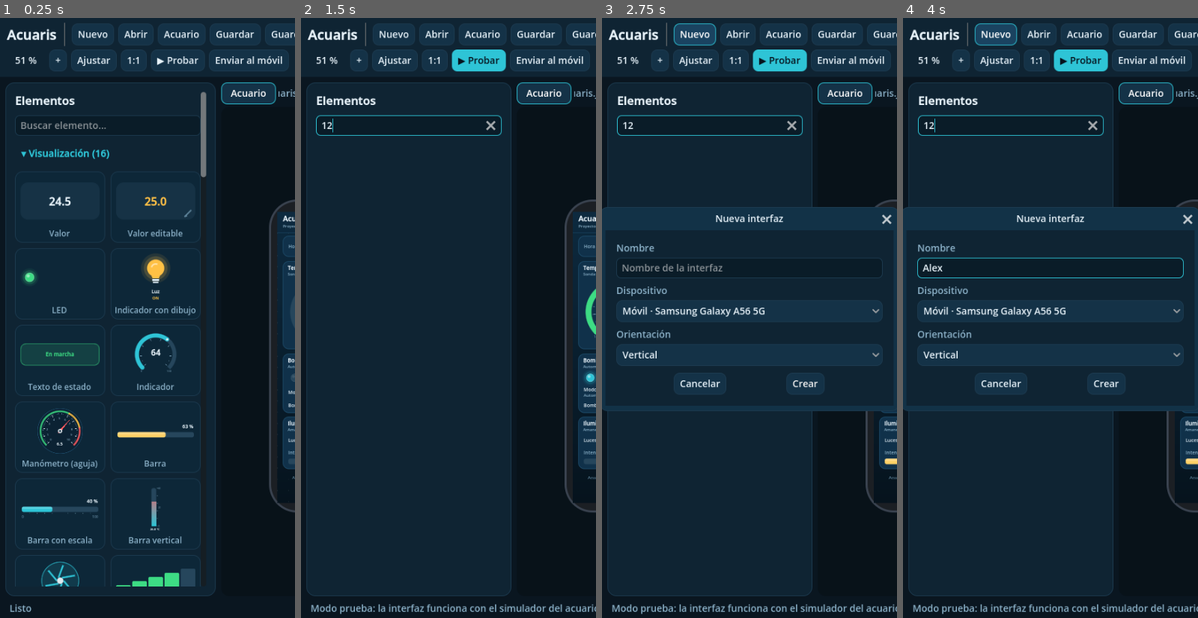
Above: before the commit, frames 1-4 (left to right).
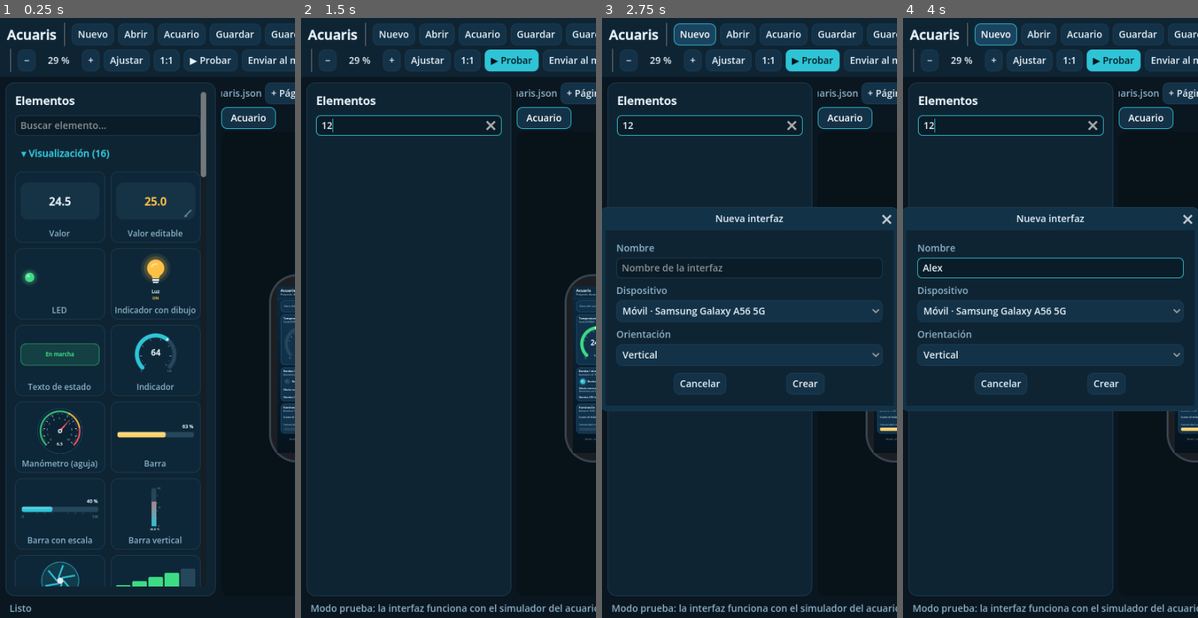
Above: after the commit, the same moments.

Repository: cronos880-lang/Virtuino_acuario
Game: Godot game, scene res://ui/inicio.tscn
The game is run twice, just before and just after one commit, with the same random seed, the same clock (stepped at 60 frames per second) and the same inputs.
Inputs (mouse positions are in pixels of both pictures, inside the frame that each line leads up to):
- Up to frame 1 (0.25 s): no input
- Up to frame 2 (1.5 s): click (410, 126) at 0.52 s; type "12" at 0.6 s; click "▶ Probar" at 1.25 s
- Up to frame 3 (2.75 s): click "Nuevo" at 2 s
- Up to frame 4 (4 s): click (1050, 270) at 2.77 s; type "Alex" at 2.85 s; click "Nuevo" at 3.5 s

The runs differ from the first frame. In frame 1, 3.9% of the frame differs, in the area x 3-100%, y 5-83%; in frame 2, 5.4%; in frame 3, 3.6%; in frame 4, 3.6%.

Commit message:
Editor: pestañas de página en fila propia (se cortaban con el escalado de Windows) y zoom ajustado al entrar en «Probar»
Co-Authored-By: Claude Opus 5.5 <noreply@anthropic.com>
Claude-Session: https://claude.ai/code/session_01VibFWukNYAk8MdVgtqyKg9

Diff:
--- a/acuaris/ui/editor/editor.gd
+++ b/acuaris/ui/editor/editor.gd
@@ -292,11 +292,11 @@
 	var h := HBoxContainer.new()
 	pestanas = TabBar.new()
 	pestanas.size_flags_horizontal = Control.SIZE_EXPAND_FILL
-	pestanas.size_flags_stretch_ratio = 2.0
-	pestanas.clip_tabs = true
+	pestanas.clip_tabs = false   # fila propia: todas las páginas a la vista (antes se cortaban)
 	pestanas.tab_clicked.connect(func(i): modelo.ir_a_pagina(i))
-	h.add_child(pestanas)
-	h.add_child(_barra_titulo())
+	var t := _barra_titulo()
+	t.size_flags_horizontal = Control.SIZE_EXPAND_FILL
+	h.add_child(t)
 	h.add_child(_boton("+ Página", func(): modelo.anadir_pagina(), "Añadir una página"))
 	h.add_child(_boton("Borrar página", func():
 		if modelo.paginas().size() <= 1:
@@ -304,6 +304,7 @@
 			return
 		_con_confirmacion(func(): modelo.borrar_pagina(), "¿Borrar la página '%s' y sus elementos?" % modelo.pagina().get("nombre", ""))))
 	v.add_child(h)
+	v.add_child(pestanas)
 	scroll_lienzo = ScrollContainer.new()
 	scroll_lienzo.size_flags_vertical = Control.SIZE_EXPAND_FILL
 	scroll_lienzo.size_flags_horizontal = Control.SIZE_EXPAND_FILL
@@ -500,6 +501,9 @@
 	lienzo.modo_prueba = boton_probar.button_pressed
 	if lienzo.modo_prueba:
 		modelo.seleccionar("")
+		# En prueba la rueda del ratón la usan los elementos: se ajusta el zoom para ver la pantalla entera
+		zoom_modo = "ajustar"
+		_actualizar_zoom()
 		_estado("Modo prueba: la interfaz funciona con el simulador del acuario. Pulsa de nuevo para volver a editar.")
 	else:
 		_estado("Modo edición")
